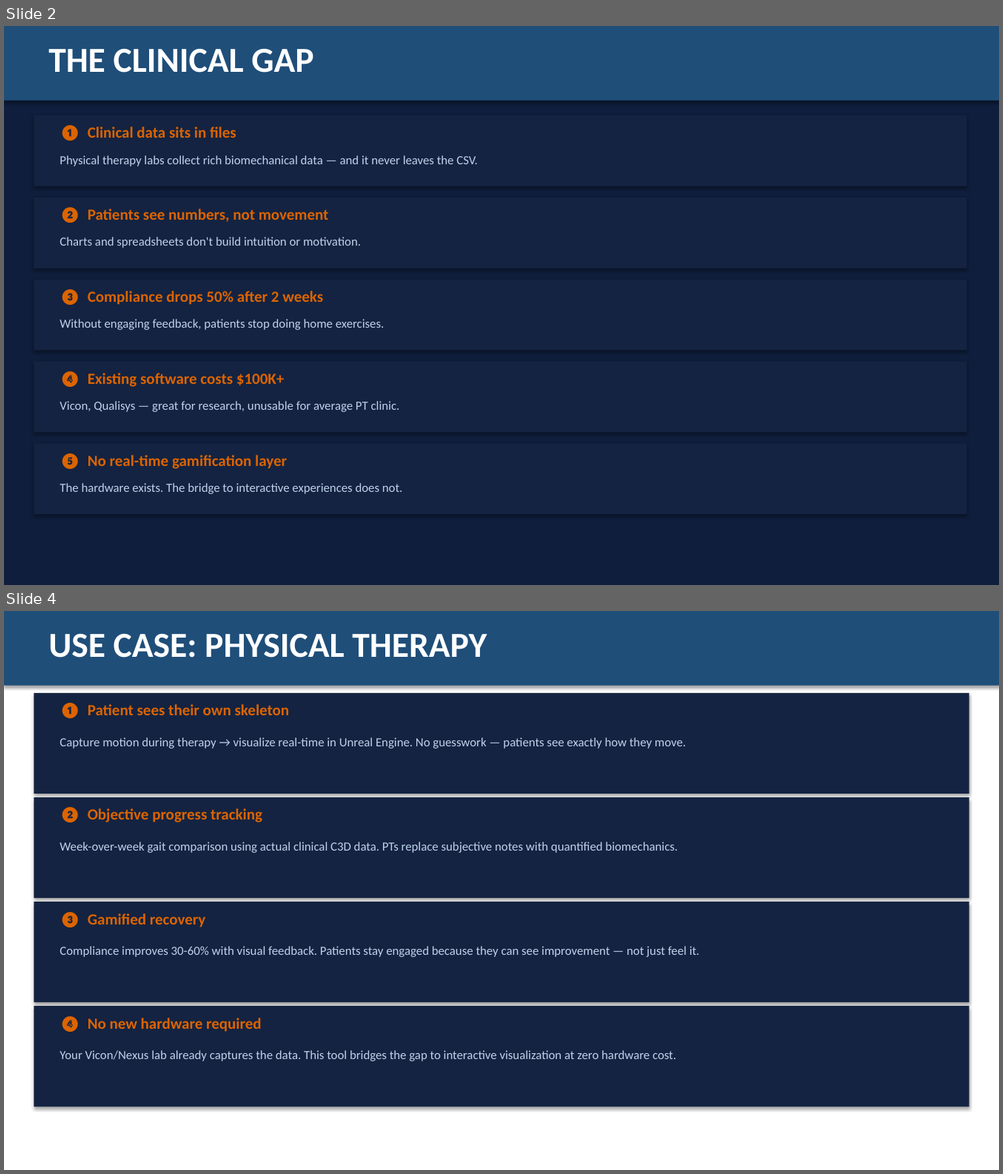
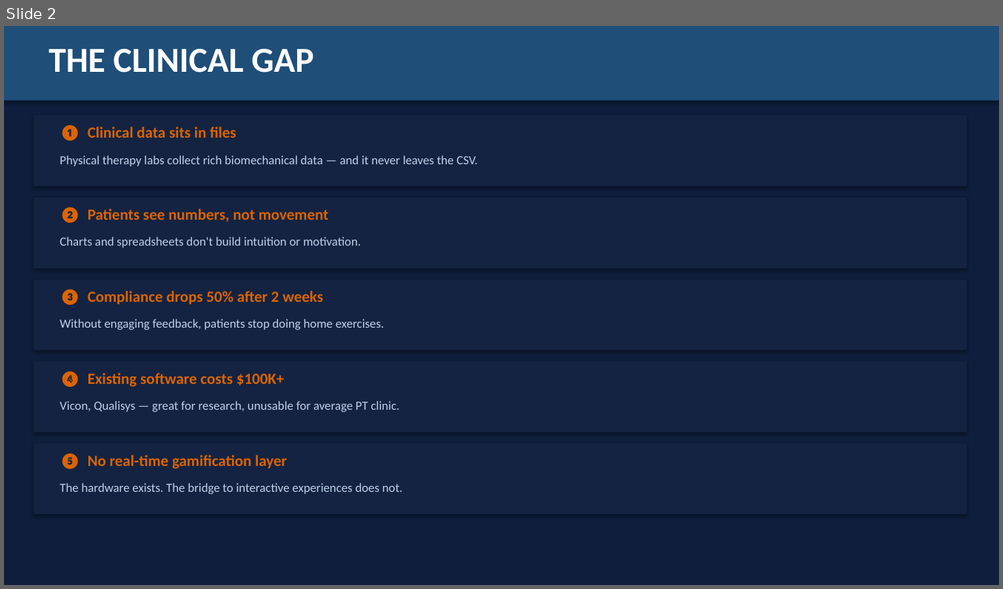
Before and after one commit to BetterCodeGoblin/portfolio, a slide deck: C3D-FBX-ASU-Presentation.pptx. Shown one above the other, each under a label of ours: slides 2 and 4 before the commit, slide 2 after it; the slides between them are not shown. The pictures are 1003x1174 and 1003x589 pixels, drawn with LibreOffice and Linux fonts; fonts in the diff are those of the drawing. Boxes give left, top, right and bottom in pixels: in the first picture for what was removed or moved away, otherwise in the second. Text is boxed around its words. In the diff, an @@ line names an element or a change of style, - is before the commit and + after.

```diff
--- a/C3D-FBX-ASU-Presentation.pptx
+++ b/C3D-FBX-ASU-Presentation.pptx
@@ slide 4 removed at (4, 611, 999, 1170), background #FFFFFF @@
@@ rectangle removed at (4, 611, 999, 686) @@
@@ text removed at (48, 633, 486, 658) @@
-USE CASE: PHYSICAL THERAPY
@@ rectangle removed at (34, 693, 969, 794) @@
@@ text removed at (60, 703, 290, 721) @@
-❶ Patient sees their own skeleton
@@ text removed at (60, 738, 686, 749) @@
-Capture motion during therapy → visualize real-time in Unreal Engine. No guesswork — patients see exactly how they move.
@@ rectangle removed at (34, 797, 969, 898) @@
@@ text removed at (60, 807, 262, 823) @@
-❷ Objective progress tracking
@@ text removed at (60, 842, 677, 853) @@
-Week-over-week gait comparison using actual clinical C3D data. PTs replace subjective notes with quantified biomechanics.
@@ rectangle removed at (34, 902, 969, 1002) @@
@@ text removed at (60, 911, 205, 929) @@
-❸ Gamified recovery
@@ text removed at (60, 946, 700, 957) @@
-Compliance improves 30-60% with visual feedback. Patients stay engaged because they can see improvement — not just feel it.
@@ rectangle removed at (34, 1006, 969, 1107) @@
@@ text removed at (60, 1016, 262, 1034) @@
-❹ No new hardware required
@@ text removed at (60, 1051, 676, 1062) @@
-Your Vicon/Nexus lab already captures the data. This tool bridges the gap to interactive visualization at zero hardware cost.
```
Also in this commit, not shown: 1 slide changed, 1 slide added.
